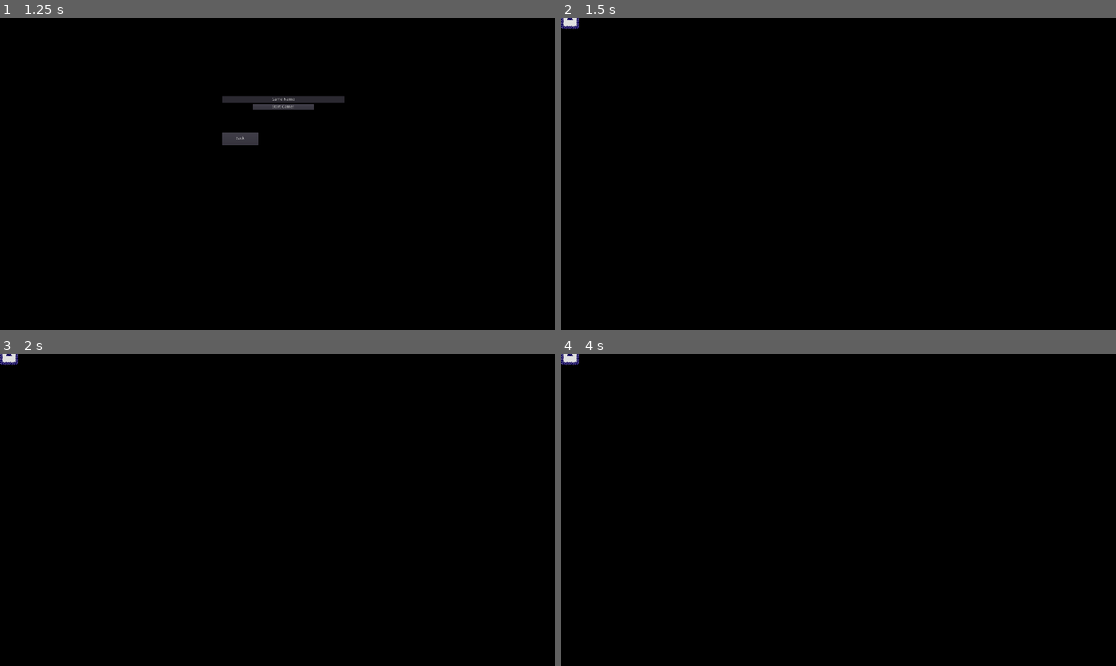
Above: before the commit, frames 1-4 (two rows, left to right).
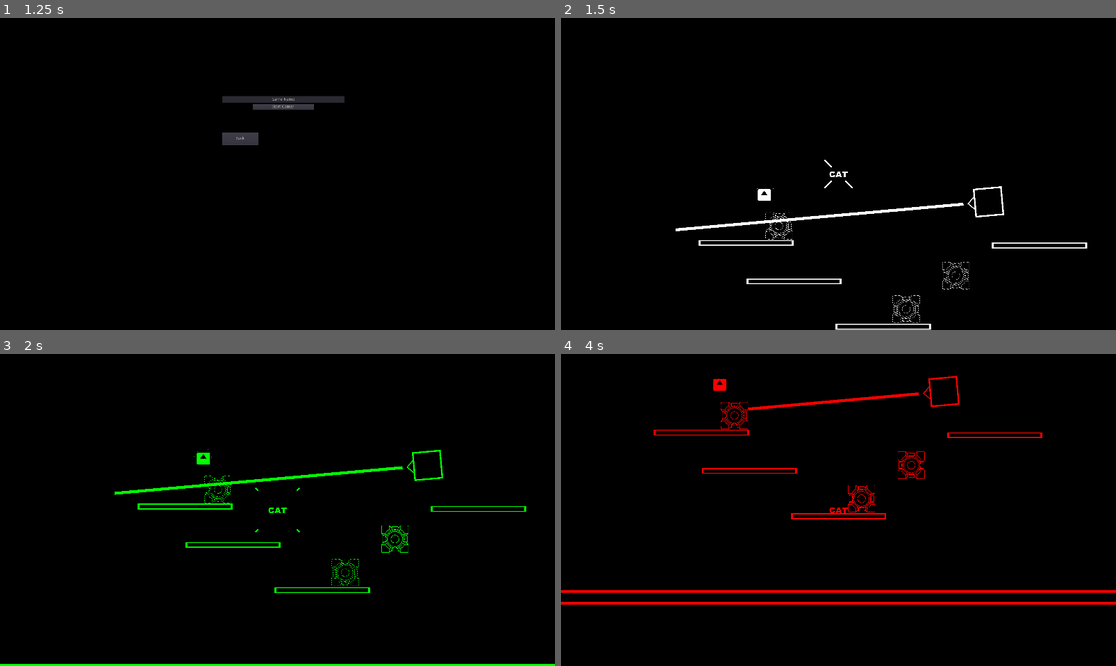
Above: after the commit, the same moments.

Repository: TeamName-FIOLTR/BWgamejam2022
Game: Godot game, scene res://scenes/UI/StartLevel.tscn
The game is run twice, just before and just after one commit, with the same random seed, the same clock (stepped at 60 frames per second) and the same inputs. The engine's default icon, where the game draws it, is replaced by a stand-in: a white triangle on a blue panel in a dark square.
Inputs:
- Up to frame 1 (1.25 s): click "New Game" at 0.5 s
- Up to frame 2 (1.5 s): click "Start Game!" at 1.25 s
- Up to frame 3 (2 s): no input
- Up to frame 4 (4 s): tap Enter at 2 s; hold D (move_right) 2.03-2.78 s; hold Space (jump) 2.03-2.78 s; hold S (move_down) 2.78-3.53 s; tap Space (jump) at 2.85, 3.02, 3.32 s; hold D (move_right) from 3.53 s (still down); hold Space (jump) from 3.53 s (still down)

Frame 1 is identical in both runs. In frame 2, 1.9% of the frame differs, in the area x 0-95%, y 0-100%; in frame 3, 2.5%; in frame 4, 4.0%, in the area x 0-100%, y 0-81%.

Commit message:
added the death reload effect with screen shake and screen darken also updated the spooky lazer to be full width when no collision is detected
moved the test level into level1 to test loading with the menu

Diff:
--- a/assets/scripts/Player.gd
+++ b/assets/scripts/Player.gd
@@ -1,6 +1,6 @@
 extends Entity
 class_name Player
-
+export(float) var speed = 1.0
 export(float) var jump_gravity = 0.2
 export(float) var drop_gravity = 1.0
 export(float) var jump_speed = 100
@@ -27,6 +27,10 @@
 export var layer_count : int = 3
 #export(int) var current_layer
 
+#returns the level node that we are in
+func get_level_node()->Level:
+	return get_parent().get_parent() as Level
+
 func set_jump_time_max(n_jump_time):
 	jump_time_max = n_jump_time
 	if not is_inside_tree(): yield(self, "ready")
@@ -49,10 +53,10 @@
 	else:
 		velocity += gravity*delta*drop_gravity
 	velocity.x = input_velocity.x
-	var collision = move_and_collide(velocity*delta)
+	var collision = move_and_collide(velocity*delta*speed)
 	if collision:
 		var hit_volume = linear2db(velocity.length()/3000)
-		velocity = move_and_slide(velocity,collision.normal)
+		velocity = move_and_slide(velocity*speed,collision.normal)
 		if dropping:
 			var pitch = lerp(0.9,1.1,randf())
 			play_landing_sound(pitch,hit_volume)
@@ -75,9 +79,10 @@
 
 func play_landing_sound(pitch, volume):
 #	var pitch = lerp(0.9,1.1,randf())
-	player_audio_player.pitch_scale = pitch
-	player_audio_player.volume_db = volume
-	player_audio_player.play()
+	if not dead:
+		player_audio_player.pitch_scale = pitch
+		player_audio_player.volume_db = volume
+		player_audio_player.play()
 
 #swaps to the given color layer
 func swap_to(color_layer : int)->void:
@@ -93,36 +98,48 @@
 
 
 func _input(event):
-	if event is InputEventKey or InputEventJoypadMotion:
-		input_velocity = input_velocity_scale*Input.get_vector("move_left", "move_right", "move_up", "move_down")
-	if event.is_action_pressed("jump"):
-		var coyote_jump = (OS.get_ticks_usec()-last_collision_time<=1000.0*coyote_time)
-		if (not (jumping or dropping)) or (dropping and coyote_jump):
-			jump()
-		elif dropping and !jump_cached:
-			jump_cached = true
-			jump_cached_time = OS.get_ticks_usec()
-	if event.is_action_released("jump") and jumping:
-		dropping = true
-		jumping = false
-	if event.is_action_pressed("developer_debug"):
+	if not dead:
+		if event is InputEventKey or InputEventJoypadMotion:
+			input_velocity = input_velocity_scale*Input.get_vector("move_left", "move_right", "move_up", "move_down")
+		if event.is_action_pressed("jump"):
+			var coyote_jump = (OS.get_ticks_usec()-last_collision_time<=1000.0*coyote_time)
+			if (not (jumping or dropping)) or (dropping and coyote_jump):
+				jump()
+			elif dropping and !jump_cached:
+				jump_cached = true
+				jump_cached_time = OS.get_ticks_usec()
+		if event.is_action_released("jump") and jumping:
+			dropping = true
+			jumping = false
+		if event.is_action_pressed("developer_debug"):
+			swap_next()
+
+func recieve_player_death():
+	if lives <= 0:
+		$Camera2D/AnimationPlayer.play("screen_shake")
+		get_level_node().fade_death()
+		$level_fail_sound.play()
+		$deathsound.play()
+		speed = 0.05 #slow down for death
+		dead = true
+	else:
+	#	dead = true
+		lives -= 1
+		var global_pos = global_position
+		if lives < 0:
+			get_tree().call_group("Level Status Recievers", "recieve_level_failed")
+		position = start_position
+	#	velocity = Vector2.ZERO
 		swap_next()
 
-func recieve_player_death():
-#	dead = true
-	lives -= 1
-	var global_pos = global_position
-	if lives < 0:
-		get_tree().call_group("Level Status Recievers", "recieve_level_failed")
-	position = start_position
-#	velocity = Vector2.ZERO
-	swap_next()
-	$deathsound.global_position = global_pos
-	$deathsound.play()
-	$"respawn sound".play()
-	$"Spawn Animation/AnimationPlayer".play("Spawn")
-#	dead = false
-	pass
+		$deathsound.global_position = global_pos
+		$deathsound.play()
+
+		$"respawn sound".play()
+		$"Spawn Animation/AnimationPlayer".play("Spawn")
+
+	#	dead = false
+		pass
 
 func _on_Jump_Timer_timeout():
 	dropping = true
--- a/assets/scripts/enviroment/DEATHLAZER.gd
+++ b/assets/scripts/enviroment/DEATHLAZER.gd
@@ -16,7 +16,6 @@
 func _process(delta):
 	var thing = $RayCast2D.get_collider()
 	if thing is Player and not thing == previous_thing:
-		print(thing)
 		get_tree().call_group("Player Death Recievers", "recieve_player_death")
 	elif thing:
 		var y_coord = $RayCast2D.get_collision_point()
@@ -24,6 +23,8 @@
 		var local = obj_thing.global_transform.affine_inverse()*y_coord
 #		obj_thing.scale.y = local.y
 		obj_thing.points[1].y = local.y
+	else:
+		$Position2D/Line2D.points[1].y = $RayCast2D.cast_to.y
 	previous_thing = thing
 #	pass
 
--- a/assets/scripts/generics/level.gd
+++ b/assets/scripts/generics/level.gd
@@ -3,6 +3,18 @@
 
 class_name Level
 
+func _ready():
+	$FadePlayer.connect("animation_finished",self,"anim_finished")
+func anim_finished(anim):
+	print("finished animation " + anim)
+	match anim:
+		"fade":
+			reload()
 
-func _ready():
-	print("running game save " + Globals.game_save_data.game_name)
+func fade_death()->void:
+	$FadePlayer.play("fade")
+func reload()->void:
+	get_tree().reload_current_scene()
+func load_last_save()->void:
+	print("loading save")
+	GameSaveResource.return_to_save(get_tree(),Globals.game_save_data)
--- /dev/null
+++ b/assets/shaders/black_flash.gdshader
@@ -0,0 +1,9 @@
+shader_type canvas_item;
+uniform float dark_width;
+
+void fragment() {
+	COLOR = texture(TEXTURE,UV);
+	if (abs(UV[1]) < cos(TIME)) {
+		COLOR = vec4(0.0,0.0,0.0,1.0);
+	}
+}
--- a/project.godot
+++ b/project.godot
@@ -109,7 +109,6 @@
 
 window/size/width=1920
 window/size/height=1080
-window/size/borderless=true
 
 [global]
 
--- a/scenes/entities/player/Player.tscn
+++ b/scenes/entities/player/Player.tscn
@@ -1,10 +1,11 @@
-[gd_scene load_steps=9 format=2]
+[gd_scene load_steps=12 format=2]
 
 [ext_resource path="res://assets/scripts/Player.gd" type="Script" id=1]
 [ext_resource path="res://assets/art/CAT TEXT.png" type="Texture" id=2]
 [ext_resource path="res://assets/sound/metal_step_0.ogg" type="AudioStream" id=3]
 [ext_resource path="res://assets/sound/Laser_01.wav" type="AudioStream" id=4]
 [ext_resource path="res://assets/sound/Menu_Select_00.wav" type="AudioStream" id=5]
+[ext_resource path="res://assets/sound/death_noise.wav" type="AudioStream" id=6]
 
 [sub_resource type="RectangleShape2D" id=1]
 extents = Vector2( 32, 11 )
@@ -359,6 +360,38 @@
 "values": [ true, false ]
 }
 
+[sub_resource type="Animation" id=4]
+length = 0.001
+tracks/0/type = "value"
+tracks/0/path = NodePath(".:offset")
+tracks/0/interp = 1
+tracks/0/loop_wrap = true
+tracks/0/imported = false
+tracks/0/enabled = true
+tracks/0/keys = {
+"times": PoolRealArray( 0 ),
+"transitions": PoolRealArray( 1 ),
+"update": 0,
+"values": [ Vector2( 0, 0 ) ]
+}
+
+[sub_resource type="Animation" id=5]
+resource_name = "screen_shake"
+length = 0.13
+step = 0.01
+tracks/0/type = "value"
+tracks/0/path = NodePath(".:offset")
+tracks/0/interp = 1
+tracks/0/loop_wrap = true
+tracks/0/imported = false
+tracks/0/enabled = true
+tracks/0/keys = {
+"times": PoolRealArray( 0, 0.01, 0.02, 0.07, 0.08, 0.09, 0.13, 0.15, 0.18 ),
+"transitions": PoolRealArray( 1, 1, 1, 1, 1, 1, 1, 1, 1 ),
+"update": 0,
+"values": [ Vector2( 10, 10 ), Vector2( -10, 0 ), Vector2( 0, 0 ), Vector2( 10, 10 ), Vector2( -10, 0 ), Vector2( 0, 0 ), Vector2( 0, 0 ), Vector2( 10, 10 ), Vector2( -10, 0 ) ]
+}
+
 [node name="Player" type="KinematicBody2D" groups=["Player Death Recievers"]]
 script = ExtResource( 1 )
 jump_timer_node = NodePath("Jump Timer")
@@ -375,6 +408,9 @@
 [node name="Jump Timer" type="Timer" parent="."]
 wait_time = 0.3
 one_shot = true
+
+[node name="level_fail_sound" type="AudioStreamPlayer2D" parent="."]
+stream = ExtResource( 6 )
 
 [node name="AudioStreamPlayer2D" type="AudioStreamPlayer2D" parent="."]
 stream = ExtResource( 3 )
@@ -448,4 +484,11 @@
 anims/RESET = SubResource( 2 )
 anims/Spawn = SubResource( 3 )
 
+[node name="Camera2D" type="Camera2D" parent="."]
+current = true
+
+[node name="AnimationPlayer" type="AnimationPlayer" parent="Camera2D"]
+anims/RESET = SubResource( 4 )
+anims/screen_shake = SubResource( 5 )
+
 [connection signal="timeout" from="Jump Timer" to="." method="_on_Jump_Timer_timeout"]
--- a/scenes/levels/level1.tscn
+++ b/scenes/levels/level1.tscn
@@ -1,25 +1,215 @@
-[gd_scene load_steps=5 format=2]
+[gd_scene load_steps=16 format=2]
 
 [ext_resource path="res://assets/scripts/generics/level.gd" type="Script" id=1]
-[ext_resource path="res://assets/shaders/hatch.gdshader" type="Shader" id=2]
+[ext_resource path="res://scenes/enviroments/Basic Swap Box.tscn" type="PackedScene" id=2]
 [ext_resource path="res://icon.png" type="Texture" id=3]
-
-[sub_resource type="ShaderMaterial" id=1]
-shader = ExtResource( 2 )
-shader_param/forground_in = Color( 0, 0.980392, 0.847059, 1 )
-shader_param/background_in = Color( 0, 0.12549, 1, 1 )
-shader_param/forground_out = Color( 0.882353, 0.882353, 0.882353, 1 )
-shader_param/background_out = Color( 0.054902, 0, 0.356863, 1 )
-shader_param/line_count = 84.888
-shader_param/line_width = 0.009
-shader_param/hatch_angle = 3.264
-shader_param/snap_threshhold_front = 0.471
-shader_param/snap_threshhold_back = 1.083
-
-[node name="testLevel" type="Node2D"]
+[ext_resource path="res://scenes/enviroments/DEATHLAZER.tscn" type="PackedScene" id=4]
+[ext_resource path="res://scenes/entities/player/Player.tscn" type="PackedScene" id=5]
+[ext_resource path="res://assets/shaders/hatch.gdshader" type="Shader" id=6]
+
+[sub_resource type="RectangleShape2D" id=1]
+
+[sub_resource type="Shader" id=7]
+code = "shader_type canvas_item;
+uniform float thingy = 0.9;
+uniform vec2 scale_thing = vec2(1.0);
+
+
+void vertex() {
+// Output:0
+
+}
+
+void fragment() {
+// Output:0
+	float x = UV.x-0.5;
+	float y = UV.y-0.5;
+	float thing = float(!((abs(x*scale_thing.x)<=thingy)&&(abs(y*scale_thing.y)<=thingy)));
+//	SCREEN_PIXEL_SIZE
+//	vec3 thing_vec = vec3()
+	COLOR.rgb = vec3(thing);
+
+}
+
+void light() {
+// Output:0
+
+}
+"
+
+[sub_resource type="ShaderMaterial" id=8]
+shader = SubResource( 7 )
+shader_param/thingy = 0.318
+shader_param/scale_thing = Vector2( 0.664, 1 )
+
+[sub_resource type="Shader" id=9]
+code = "shader_type canvas_item;
+
+
+
+void vertex() {
+// Output:0
+
+}
+
+void fragment() {
+// Output:0
+	COLOR.r = 0.0;
+
+}
+
+void light() {
+// Output:0
+
+}
+"
+
+[sub_resource type="ShaderMaterial" id=3]
+shader = SubResource( 9 )
+
+[sub_resource type="QuadMesh" id=4]
+material = SubResource( 3 )
+size = Vector2( 20, 20 )
+
+[sub_resource type="ShaderMaterial" id=6]
+shader = ExtResource( 6 )
+shader_param/forground_in = Color( 0, 1, 0.913725, 1 )
+shader_param/background_in = Color( 0.309804, 0, 0.847059, 1 )
+shader_param/forground_out = Color( 1, 1, 1, 1 )
+shader_param/background_out = Color( 0, 0, 0, 1 )
+shader_param/line_count = 53.419
+shader_param/line_width = 0.018
+shader_param/hatch_angle = 2.863
+shader_param/snap_threshhold_front = 0.628
+shader_param/snap_threshhold_back = 0.72
+
+[sub_resource type="Animation" id=10]
+length = 0.001
+tracks/0/type = "value"
+tracks/0/path = NodePath(".:modulate")
+tracks/0/interp = 1
+tracks/0/loop_wrap = true
+tracks/0/imported = false
+tracks/0/enabled = true
+tracks/0/keys = {
+"times": PoolRealArray( 0 ),
+"transitions": PoolRealArray( 1 ),
+"update": 0,
+"values": [ Color( 1, 1, 1, 1 ) ]
+}
+
+[sub_resource type="Animation" id=11]
+resource_name = "fade"
+tracks/0/type = "value"
+tracks/0/path = NodePath(".:modulate")
+tracks/0/interp = 1
+tracks/0/loop_wrap = true
+tracks/0/imported = false
+tracks/0/enabled = true
+tracks/0/keys = {
+"times": PoolRealArray( 0, 1 ),
+"transitions": PoolRealArray( 1, 1 ),
+"update": 0,
+"values": [ Color( 1, 1, 1, 1 ), Color( 0, 0, 0, 1 ) ]
+}
+
+[node name="level1" type="Node2D"]
 script = ExtResource( 1 )
 
-[node name="Icon" type="Sprite" parent="."]
-material = SubResource( 1 )
-position = Vector2( 31, 5 )
+[node name="fadeMixer" type="Node2D" parent="."]
+
+[node name="Player" parent="fadeMixer" instance=ExtResource( 5 )]
+position = Vector2( 626, -20 )
+gravity = Vector2( 0, 1000 )
+jump_gravity = 1.415
+drop_gravity = 5.476
+jump_speed = 1000.0
+jump_time_max = 1.0
+jump_cache_time = 100.0
+
+[node name="StaticBody2D" type="StaticBody2D" parent="fadeMixer"]
+position = Vector2( 306, 319 )
+scale = Vector2( 16.4807, 1 )
+
+[node name="CollisionShape2D" type="CollisionShape2D" parent="fadeMixer/StaticBody2D"]
+shape = SubResource( 1 )
+
+[node name="MeshInstance2D" type="MeshInstance2D" parent="fadeMixer/StaticBody2D"]
+material = SubResource( 8 )
+mesh = SubResource( 4 )
+
+[node name="StaticBody2D2" type="StaticBody2D" parent="fadeMixer"]
+position = Vector2( 472, 452 )
+scale = Vector2( 16.4807, 1 )
+
+[node name="CollisionShape2D" type="CollisionShape2D" parent="fadeMixer/StaticBody2D2"]
+shape = SubResource( 1 )
+
+[node name="MeshInstance2D" type="MeshInstance2D" parent="fadeMixer/StaticBody2D2"]
+material = SubResource( 8 )
+mesh = SubResource( 4 )
+
+[node name="StaticBody2D3" type="StaticBody2D" parent="fadeMixer"]
+position = Vector2( 781, 609 )
+scale = Vector2( 16.4807, 1 )
+
+[node name="CollisionShape2D" type="CollisionShape2D" parent="fadeMixer/StaticBody2D3"]
+shape = SubResource( 1 )
+
+[node name="MeshInstance2D" type="MeshInstance2D" parent="fadeMixer/StaticBody2D3"]
+material = SubResource( 8 )
+mesh = SubResource( 4 )
+
+[node name="StaticBody2D4" type="StaticBody2D" parent="fadeMixer"]
+position = Vector2( 1321, 328 )
+scale = Vector2( 16.4807, 1 )
+
+[node name="CollisionShape2D" type="CollisionShape2D" parent="fadeMixer/StaticBody2D4"]
+shape = SubResource( 1 )
+
+[node name="MeshInstance2D" type="MeshInstance2D" parent="fadeMixer/StaticBody2D4"]
+material = SubResource( 8 )
+mesh = SubResource( 4 )
+
+[node name="StaticBody2D5" type="StaticBody2D" parent="fadeMixer"]
+position = Vector2( 669, 889 )
+scale = Vector2( 179.567, 2.5253 )
+
+[node name="CollisionShape2D" type="CollisionShape2D" parent="fadeMixer/StaticBody2D5"]
+shape = SubResource( 1 )
+
+[node name="MeshInstance2D" type="MeshInstance2D" parent="fadeMixer/StaticBody2D5"]
+material = SubResource( 8 )
+mesh = SubResource( 4 )
+
+[node name="Icon" type="Sprite" parent="fadeMixer"]
+material = SubResource( 6 )
+position = Vector2( 369, 152 )
+scale = Vector2( 1.00296, 0.943432 )
 texture = ExtResource( 3 )
+
+[node name="DEATHLAZER" parent="fadeMixer" instance=ExtResource( 4 )]
+position = Vector2( 1145, 177 )
+rotation = 1.48165
+
+[node name="Basic Swap Box" parent="fadeMixer" instance=ExtResource( 2 )]
+position = Vector2( 860, 548 )
+scale = Vector2( 0.186628, 0.186628 )
+collision_layer = 11
+collision_mask = 0
+
+[node name="Basic Swap Box2" parent="fadeMixer" instance=ExtResource( 2 )]
+position = Vector2( 1032, 432 )
+scale = Vector2( 0.186628, 0.186628 )
+collision_layer = 19
+collision_mask = 0
+
+[node name="Basic Swap Box3" parent="fadeMixer" instance=ExtResource( 2 )]
+position = Vector2( 420, 260 )
+scale = Vector2( 0.186628, 0.186628 )
+collision_layer = 11
+collision_mask = 0
+
+[node name="FadePlayer" type="AnimationPlayer" parent="."]
+anims/RESET = SubResource( 10 )
+anims/fade = SubResource( 11 )
--- /dev/null
+++ b/scenes/levels/level2.tscn
@@ -0,0 +1,25 @@
+[gd_scene load_steps=5 format=2]
+
+[ext_resource path="res://assets/scripts/generics/level.gd" type="Script" id=1]
+[ext_resource path="res://assets/shaders/hatch.gdshader" type="Shader" id=2]
+[ext_resource path="res://icon.png" type="Texture" id=3]
+
+[sub_resource type="ShaderMaterial" id=1]
+shader = ExtResource( 2 )
+shader_param/forground_in = Color( 0, 0.980392, 0.847059, 1 )
+shader_param/background_in = Color( 0, 0.12549, 1, 1 )
+shader_param/forground_out = Color( 0.882353, 0.882353, 0.882353, 1 )
+shader_param/background_out = Color( 0.054902, 0, 0.356863, 1 )
+shader_param/line_count = 84.888
+shader_param/line_width = 0.009
+shader_param/hatch_angle = 3.264
+shader_param/snap_threshhold_front = 0.471
+shader_param/snap_threshhold_back = 1.083
+
+[node name="testLevel" type="Node2D"]
+script = ExtResource( 1 )
+
+[node name="Icon" type="Sprite" parent="."]
+material = SubResource( 1 )
+position = Vector2( 31, 5 )
+texture = ExtResource( 3 )
--- a/scenes/levels/test dont look/you mad man/collision test level yeah.tscn
+++ /dev/null
@@ -1,226 +0,0 @@
-[gd_scene load_steps=13 format=2]
-
-[ext_resource path="res://scenes/entities/player/Player.tscn" type="PackedScene" id=1]
-[ext_resource path="res://icon.png" type="Texture" id=2]
-[ext_resource path="res://scenes/enviroments/DEATHLAZER.tscn" type="PackedScene" id=3]
-[ext_resource path="res://scenes/enviroments/Basic Swap Box.tscn" type="PackedScene" id=4]
-
-[sub_resource type="RectangleShape2D" id=1]
-
-[sub_resource type="Shader" id=7]
-code = "shader_type canvas_item;
-uniform float thingy = 0.9;
-uniform vec2 scale_thing = vec2(1.0);
-
-
-void vertex() {
-// Output:0
-
-}
-
-void fragment() {
-// Output:0
-	float x = UV.x-0.5;
-	float y = UV.y-0.5;
-	float thing = float(!((abs(x*scale_thing.x)<=thingy)&&(abs(y*scale_thing.y)<=thingy)));
-//	SCREEN_PIXEL_SIZE
-//	vec3 thing_vec = vec3()
-	COLOR.rgb = vec3(thing);
-
-}
-
-void light() {
-// Output:0
-
-}
-"
-
-[sub_resource type="ShaderMaterial" id=8]
-shader = SubResource( 7 )
-shader_param/thingy = 0.318
-shader_param/scale_thing = Vector2( 0.664, 1 )
-
-[sub_resource type="Shader" id=9]
-code = "shader_type canvas_item;
-
-
-
-void vertex() {
-// Output:0
-
-}
-
-void fragment() {
-// Output:0
-	COLOR.r = 0.0;
-
-}
-
-void light() {
-// Output:0
-
-}
-"
-
-[sub_resource type="ShaderMaterial" id=3]
-shader = SubResource( 9 )
-
-[sub_resource type="QuadMesh" id=4]
-material = SubResource( 3 )
-size = Vector2( 20, 20 )
-
-[sub_resource type="Shader" id=5]
-code = "shader_type canvas_item;
-
-uniform vec4 forground_in : hint_color = vec4(1.0,1.0,1.0,1.0);
-uniform vec4 background_in : hint_color = vec4(0.0,0.0,0.0,1.0);
-
-uniform vec4 forground_out : hint_color = vec4(1.0,1.0,1.0,1.0);
-uniform vec4 background_out : hint_color = vec4(0.0,0.0,0.0,1.0);
-
-uniform float line_count = 100;
-uniform float line_width = 0.006;
-uniform float hatch_angle = 3.05;
-uniform float snap_threshhold_front = 0.165;
-uniform float snap_threshhold_back = 0.165;
-float distance_squared(vec4 a,vec4 b) {
-	return (a.r - b.r)*(a.r-b.r) + (a.g-b.g)*(a.g-b.g) + (a.b-b.b)*(a.b-b.b);
-}
-vec2 rotate(float angle,vec2 input) {
-	return mat2(vec2(cos(hatch_angle),cos(hatch_angle+ 1.57079632679)),
-						vec2(sin(hatch_angle ),sin(hatch_angle + 1.57079632679)))*input;
-}
-bool do_line(float x,float lineCount,float lineWidth) {
-	return mod(x,1.0/lineCount) <= lineWidth;//(1.0/line_count)/1.1;
-}
-vec4 color_snap(vec4 incolor, vec4 snap1, vec4 snap2,vec4 snapout1,vec4 snapout2){
-	if (distance_squared(incolor,snap1) < distance_squared(incolor,snap2)) {
-		return snapout1;
-	}
-	return snapout2;
-}
-void fragment() {
-	vec4 original_color = texture(TEXTURE,UV);
-	COLOR = color_snap(COLOR,forground_in,background_in,
-							forground_out,background_out);
-
-	vec2 rotated_uv = rotate(hatch_angle,UV);
-	float distance_to_front = distance_squared(original_color,forground_in);
-	float distance_to_back = distance_squared(original_color,background_in);
-
-	if (distance_to_front > snap_threshhold_front || distance_to_back > snap_threshhold_back) {
-		if ((do_line(rotated_uv.x,distance_to_front*distance_to_front*line_count,line_width) ||
-			do_line(rotated_uv.y,distance_to_front*distance_to_front*line_count,line_width))) {
-				COLOR = background_out;}
-		else{
-			COLOR = forground_out;
-		}
-	}
-
-
-	COLOR.a = original_color.a;
-}"
-
-[sub_resource type="ShaderMaterial" id=6]
-shader = SubResource( 5 )
-shader_param/forground_in = Color( 0, 1, 0.913725, 1 )
-shader_param/background_in = Color( 0.309804, 0, 0.847059, 1 )
-shader_param/forground_out = Color( 0, 0, 0, 1 )
-shader_param/background_out = Color( 1, 1, 1, 1 )
-shader_param/line_count = 53.419
-shader_param/line_width = 0.018
-shader_param/hatch_angle = 2.863
-shader_param/snap_threshhold_front = 0.628
-shader_param/snap_threshhold_back = 0.72
-
-[node name="collision test level yeah" type="Node2D"]
-
-[node name="Player" parent="." instance=ExtResource( 1 )]
-position = Vector2( 256, 233 )
-gravity = Vector2( 0, 1000 )
-jump_gravity = 1.415
-drop_gravity = 5.476
-jump_speed = 1000.0
-jump_time_max = 1.0
-jump_cache_time = 100.0
-
-[node name="StaticBody2D" type="StaticBody2D" parent="."]
-position = Vector2( 306, 319 )
-scale = Vector2( 16.4807, 1 )
-
-[node name="CollisionShape2D" type="CollisionShape2D" parent="StaticBody2D"]
-shape = SubResource( 1 )
-
-[node name="MeshInstance2D" type="MeshInstance2D" parent="StaticBody2D"]
-material = SubResource( 8 )
-mesh = SubResource( 4 )
-
-[node name="StaticBody2D2" type="StaticBody2D" parent="."]
-position = Vector2( 472, 452 )
-scale = Vector2( 16.4807, 1 )
-
-[node name="CollisionShape2D" type="CollisionShape2D" parent="StaticBody2D2"]
-shape = SubResource( 1 )
-
-[node name="MeshInstance2D" type="MeshInstance2D" parent="StaticBody2D2"]
-material = SubResource( 8 )
-mesh = SubResource( 4 )
-
-[node name="StaticBody2D3" type="StaticBody2D" parent="."]
-position = Vector2( 781, 609 )
-scale = Vector2( 16.4807, 1 )
-
-[node name="CollisionShape2D" type="CollisionShape2D" parent="StaticBody2D3"]
-shape = SubResource( 1 )
-
-[node name="MeshInstance2D" type="MeshInstance2D" parent="StaticBody2D3"]
-material = SubResource( 8 )
-mesh = SubResource( 4 )
-
-[node name="StaticBody2D4" type="StaticBody2D" parent="."]
-position = Vector2( 1321, 328 )
-scale = Vector2( 16.4807, 1 )
-
-[node name="CollisionShape2D" type="CollisionShape2D" parent="StaticBody2D4"]
-shape = SubResource( 1 )
-
-[node name="MeshInstance2D" type="MeshInstance2D" parent="StaticBody2D4"]
-material = SubResource( 8 )
-mesh = SubResource( 4 )
-
-[node name="StaticBody2D5" type="StaticBody2D" parent="."]
-position = Vector2( 669, 889 )
-scale = Vector2( 179.567, 2.5253 )
-
-[node name="CollisionShape2D" type="CollisionShape2D" parent="StaticBody2D5"]
-shape = SubResource( 1 )
-
-[node name="MeshInstance2D" type="MeshInstance2D" parent="StaticBody2D5"]
-material = SubResource( 8 )
-mesh = SubResource( 4 )
-
-[node name="Icon" type="Sprite" parent="."]
-material = SubResource( 6 )
-position = Vector2( 369, 152 )
-texture = ExtResource( 2 )
-
-[node name="DEATHLAZER" parent="." instance=ExtResource( 3 )]
-position = Vector2( 1045, 67 )
-
-[node name="Basic Swap Box" parent="." instance=ExtResource( 4 )]
-position = Vector2( 860, 548 )
-scale = Vector2( 0.186628, 0.186628 )
-collision_layer = 11
-collision_mask = 0
-
-[node name="Basic Swap Box2" parent="." instance=ExtResource( 4 )]
-position = Vector2( 1032, 432 )
-scale = Vector2( 0.186628, 0.186628 )
-collision_layer = 19
-collision_mask = 0
-
-[node name="Basic Swap Box3" parent="." instance=ExtResource( 4 )]
-position = Vector2( 420, 260 )
-scale = Vector2( 0.186628, 0.186628 )
-collision_layer = 11
-collision_mask = 0
Not shown, added: assets/sound/death_noise.wav
